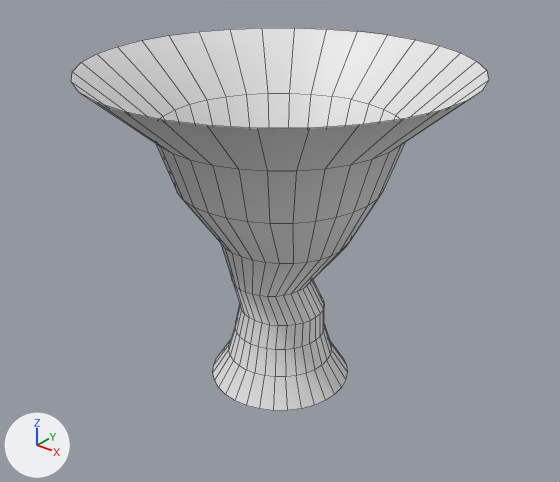
The FBX model Assets/VFX_Shader/Boss/Saci/Tornado_Body/BodyTorn.fbx: old version first, new version second.
Camera for both pictures: a camera (50 mm lens) standing at (6.52, -8.15, 7.33) and looking at (0.04, -0.05, 2.31). Every picture has the same lights, and +X, +Y and +Z are marked at lower left. Mesh edges are drawn as thin lines.

The older version as bpy lines, for what is in view:
```python
me_cylinder = bpy.data.meshes.new('Cylinder')
me_cylinder.from_pydata(...)  # 288 vertices, 256 faces; spans x -2.74..2.74, y -2.74..2.74, z -1.01..3.89
ob_tornadobody03 = bpy.data.objects.new('TornadoBody03', me_cylinder)
ob_tornadobody03.location = (0.0, 0.0, 1.0)
```
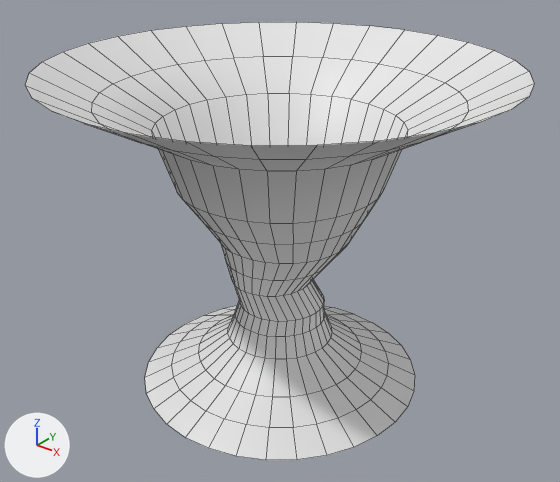
Patch to the scene script:
```diff
--- a/Assets/VFX_Shader/Boss/Saci/Tornado_Body/BodyTorn.fbx.py
+++ b/Assets/VFX_Shader/Boss/Saci/Tornado_Body/BodyTorn.fbx.py
@@ me_cylinder @@
 # used by ob_tornadobody03; location = (0.0, 0.0, 1.0)
-me_cylinder.from_pydata(...)  # 288 vertices, 256 faces; spans x -2.74..2.74, y -2.74..2.74, z -1.01..3.89
+me_cylinder.from_pydata(...)  # 448 vertices, 416 faces; spans x -3.29..3.29, y -3.29..3.29, z -1.01..3.89
+# me_cylinder part 1: 128 vertices moved from x -1.09..1.09, y -1.09..1.09, z -1.01..0.21 to x -2.16..2.16, y -2.16..2.16, z -1.01..0.29; 96 vertices added at x -1.73..1.73, y -1.73..1.73, z -0.81..1.02
+# me_cylinder part 2: 32 vertices moved from x -2.74..2.74, y -2.74..2.74, z 3.89 to x -3.29..3.29, y -3.29..3.29, z 3.89; 32 vertices added at x -2.53..2.53, y -2.53..2.53, z 3.47
+# me_cylinder part 3: 32 vertices added at x -1.19..1.28, y -1.23..1.23, z 1.83
```

Pixel boxes [x1, y1, x2, y2] of what changed, in the pictures (560 x 482 px; the box of a moved part takes in the faces that stretch with it):
'TornadoBody03', reshaped (21% wider, 14% taller): before [71, 28, 489, 411]; after [26, 22, 534, 460]
part 1 of me_cylinder, moved or reshaped: before [213, 280, 347, 411]; after [145, 244, 415, 460]
part 2 of me_cylinder, moved or reshaped: before [71, 28, 489, 171]; after [26, 22, 534, 171]
part 3 of me_cylinder, added: after [185, 196, 380, 264]
